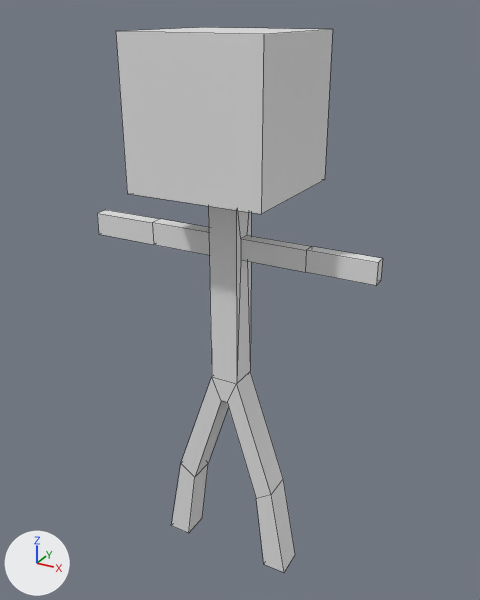
An edit to the Blender file blender/guy.blend, drawn before and after from the same camera.
The view is the same before and after, from a 50 mm lens placed at (4.49, -7.88, 8.58), pointed at (0.03, 0.24, 4.52). Lighting does not change. The marker at lower left points along +X, +Y and +Z. Mesh edges are drawn as thin lines.
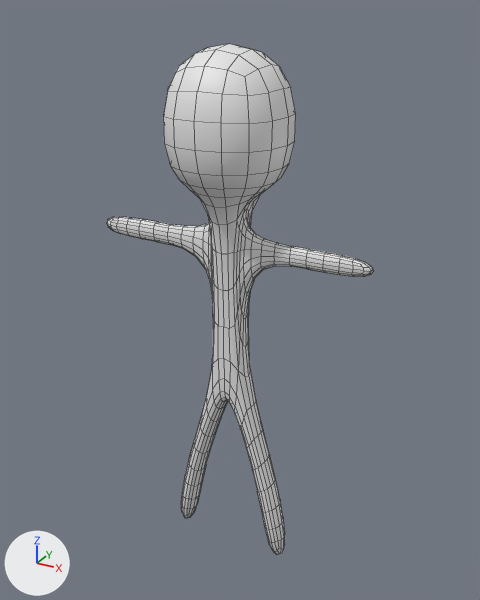
Commit message: guy changes

Location of each change, [x1, y1, x2, y2] in pixels of the pictures (480 x 600 px):
'Cube', modifiers changed (7% narrower, 6% shorter)
    before: [97, 27, 383, 572]
    after: [107, 44, 373, 555]

What the commit changed:
me_cube has 60 vertices, 58 faces and spans x -2.33..2.21, y -1.0..1.0, z -8.61..-0.26.
me_cube is used by ob_cube; location (0.0, 0.0, 8.58).
me_cube part 1: all faces are now shaded smooth (58 of 58 changed).
Object 'Cube' (ob_cube) gains a SUBSURF modifier named 'Subdivision'.
Modifier setting: levels = 2.
